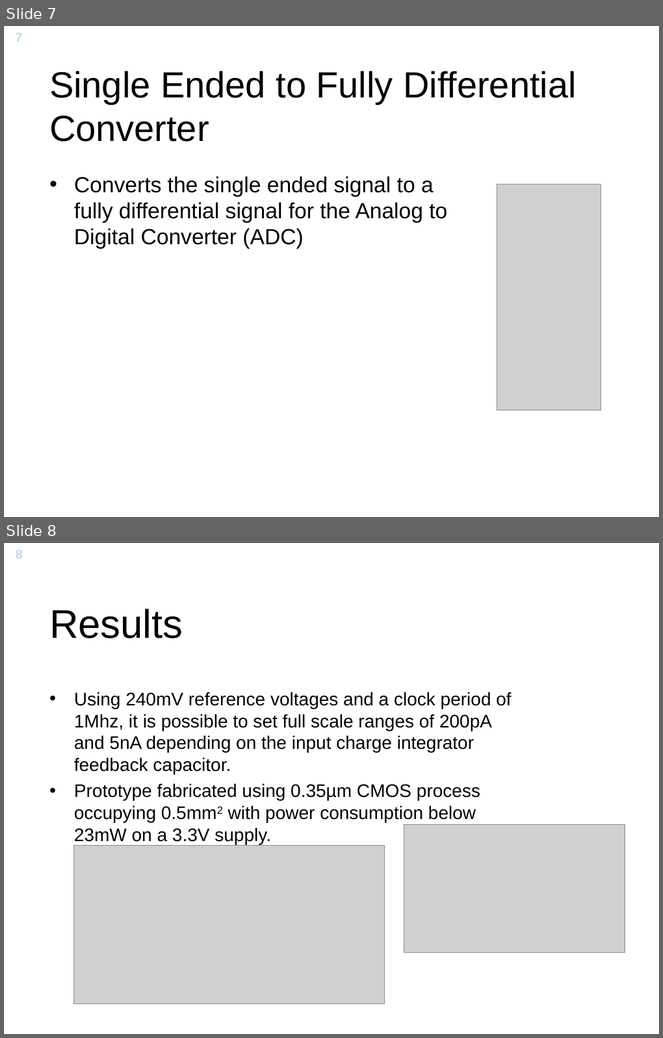
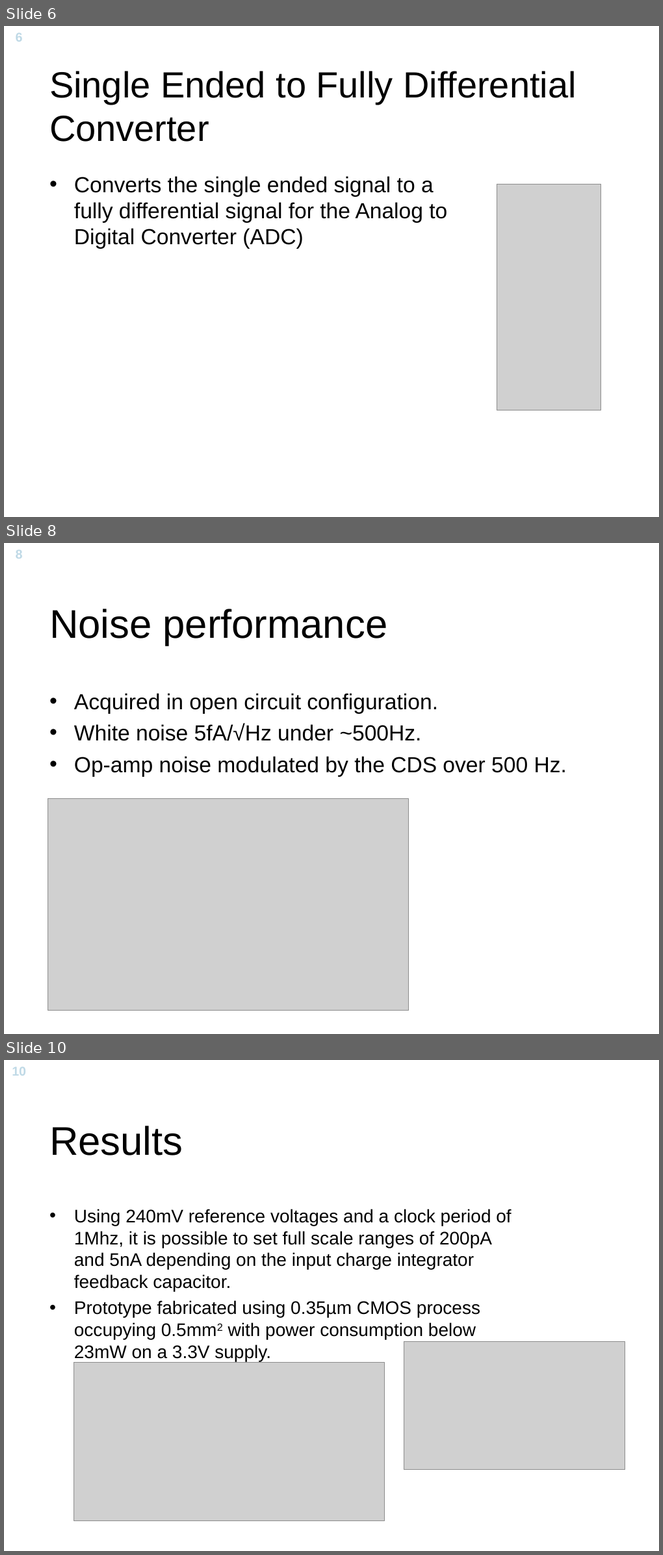
Before and after one commit to Yuav/solcelle, a slide deck: A Sub-pA delta-sigma Current Amplifier for Single-Molecule Nanosesnsors.ppt. Shown one above the other, each under a label of ours: slides 7 and 8 before the commit, slides 6, 8 and 10 after it; the slides between them are not shown. The pictures are 663x1038 and 663x1555 pixels, drawn with LibreOffice and Linux fonts; fonts in the diff are those of the drawing; grey boxes stand for pictures; background and template pictures are left out. Boxes give left, top, right and bottom in pixels: in the first picture for what was removed or moved away, otherwise in the second. Text is boxed around its words. In the diff, an @@ line names an element or a change of style, - is before the commit and + after.

```diff
--- a/A Sub-pA delta-sigma Current Amplifier for Single-Molecule Nanosesnsors.ppt
+++ b/A Sub-pA delta-sigma Current Amplifier for Single-Molecule Nanosesnsors.ppt
@@ slide 8 added at box(4, 543, 659, 1034), background picture (left out); not listed: 1 template element that a slide beside it also shows @@
@@ title added at box(50, 609, 388, 646), 44 pt, text #000000 @@
+Noise performance
@@ text added at box(74, 693, 567, 777), 24 pt, text #000000 @@
+• Acquired in open circuit configuration.
+• White noise 5fA/√Hz under ~500Hz.
+• Op-amp noise modulated by the CDS over 500 Hz.
@@ picture added at box(48, 799, 409, 1011) @@
@@ what was slide 7 is now slide 6 @@
@@ page number at box(16, 33, 23, 42): text changed @@
-7
+6
@@ what was slide 8 is now slide 10 @@
@@ page number at box(12, 1066, 26, 1076): text changed @@
-8
+10
```
Also in this commit, not shown: 2 slides changed, 5 other slides added, 1 slide removed.
